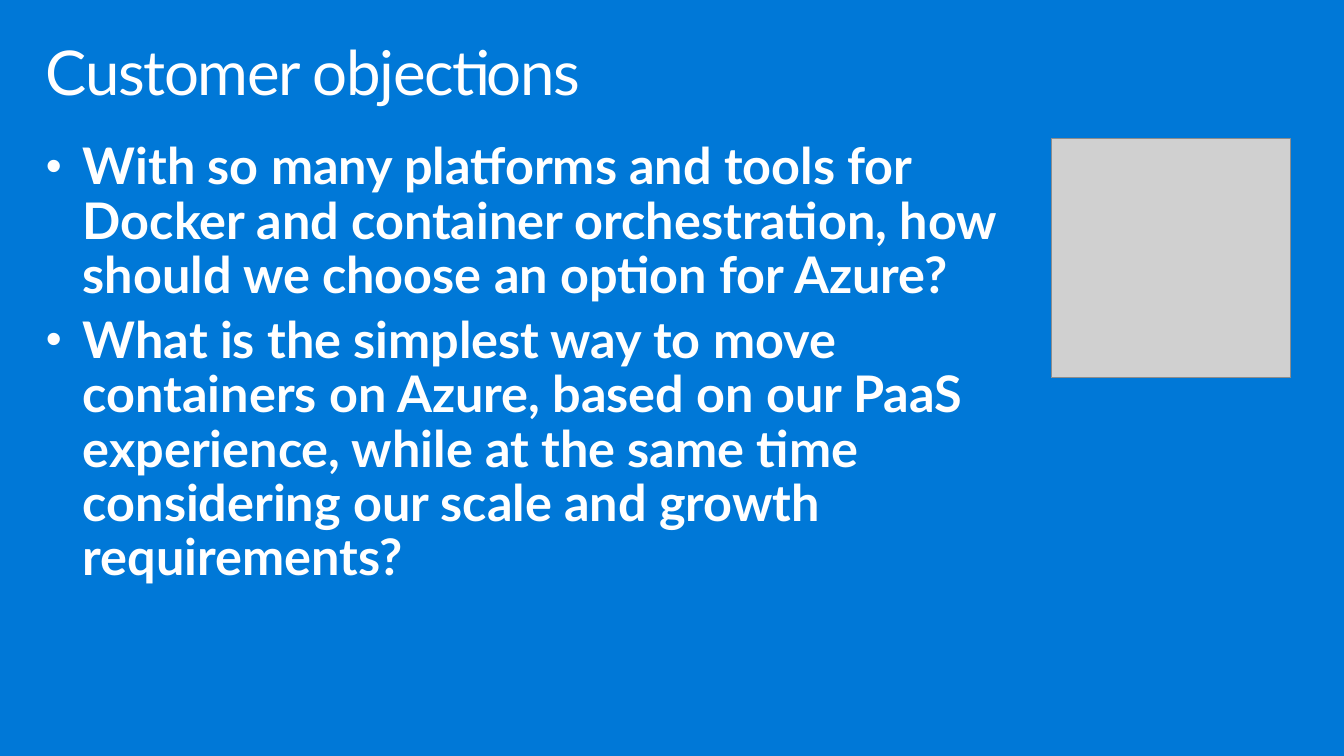
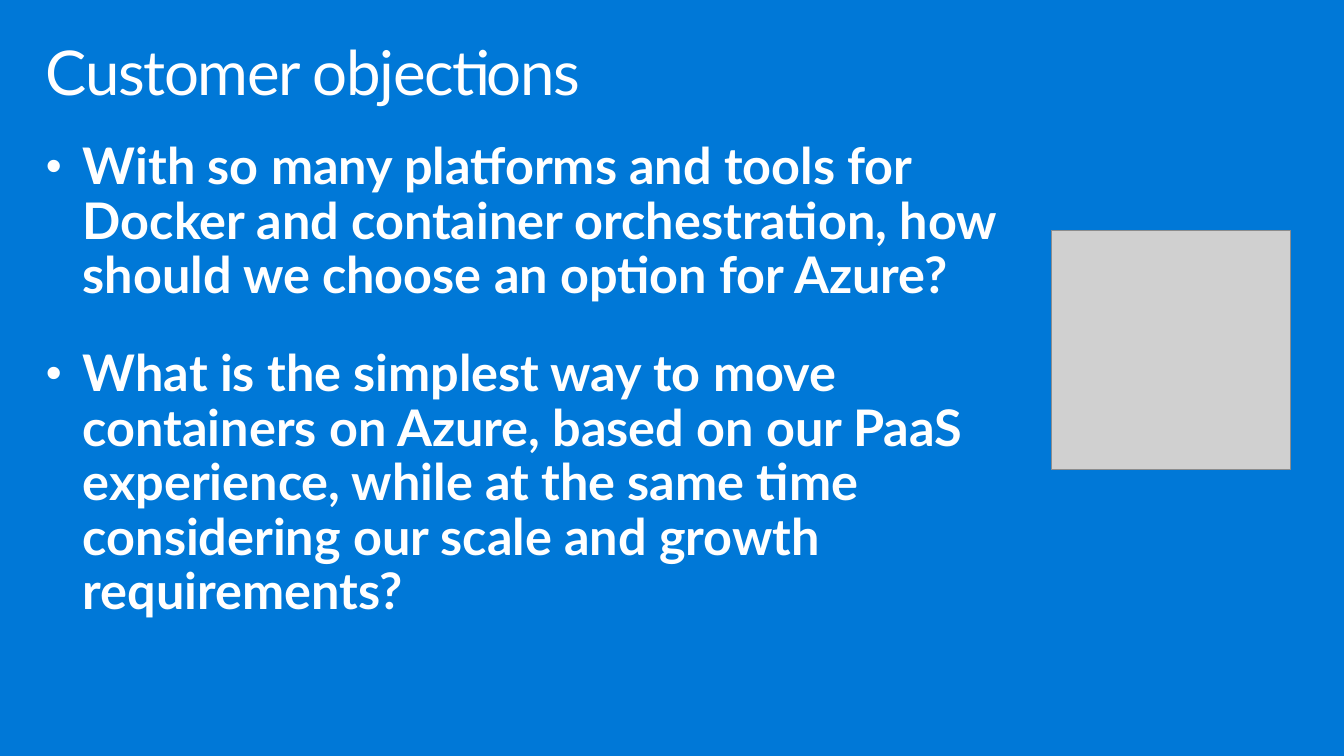
Before and after one commit to yaoshixin007/MCW-Containers-and-DevOps, a slide deck: slide 12 of WDS/Whiteboard design session trainer presentation - Containers and DevOps.pptx. Drawn at 1344x756 pixels with LibreOffice and Linux fonts; fonts in the diff are those of the drawing; grey boxes stand for pictures. Boxes give left, top, right and bottom in pixels: in the first picture for what was removed or moved away, otherwise in the second. Text is boxed around its words. In the diff, an @@ line names an element or a change of style, - is before the commit and + after.

```diff
--- a/WDS/Whiteboard design session trainer presentation - Containers and DevOps.pptx
+++ b/WDS/Whiteboard design session trainer presentation - Containers and DevOps.pptx
@@ text "With so many platforms and ..." rewrapped from (83, 146, 997, 584) to (83, 146, 997, 618) @@
@@ picture: place and size @@
-picture at (1052, 139, 1291, 378)
+picture at (1052, 230, 1291, 469)
```
Also in this commit, not shown: 13 other slides changed.
